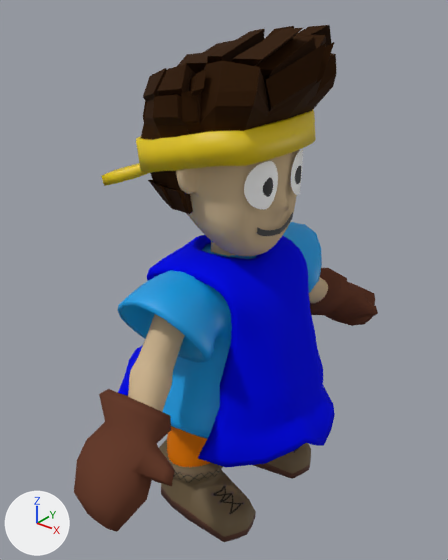
What one commit did to the Blender file Assets/Models/LevelObjects/Entities/Player/Player.blend.
One viewpoint serves both versions: a camera (50 mm lens) standing at (1.45, -1.85, 2.16) and looking at (-0.02, -0.01, 1.02). Lighting does not change. The marker at lower left points along +X, +Y and +Z.

In view in the first picture: 'Body', 'Coat', 'Face', 'Hair', 'HeadBand'.
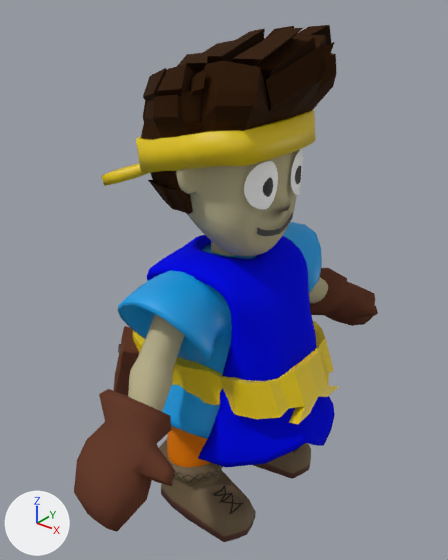
Edits to the scene script, one JSON object a line:
```json
{"op": "remove", "block": "ob_belt", "code": "ob_belt.hide_set(True)"}
```

Pixel boxes (x1, y1, x2, y2) of what changed, in the pictures (448 x 560 px):
```json
{"object": "Belt", "change": "shown", "after": [114, 321, 339, 424], "on screen": "yellow"}
```
